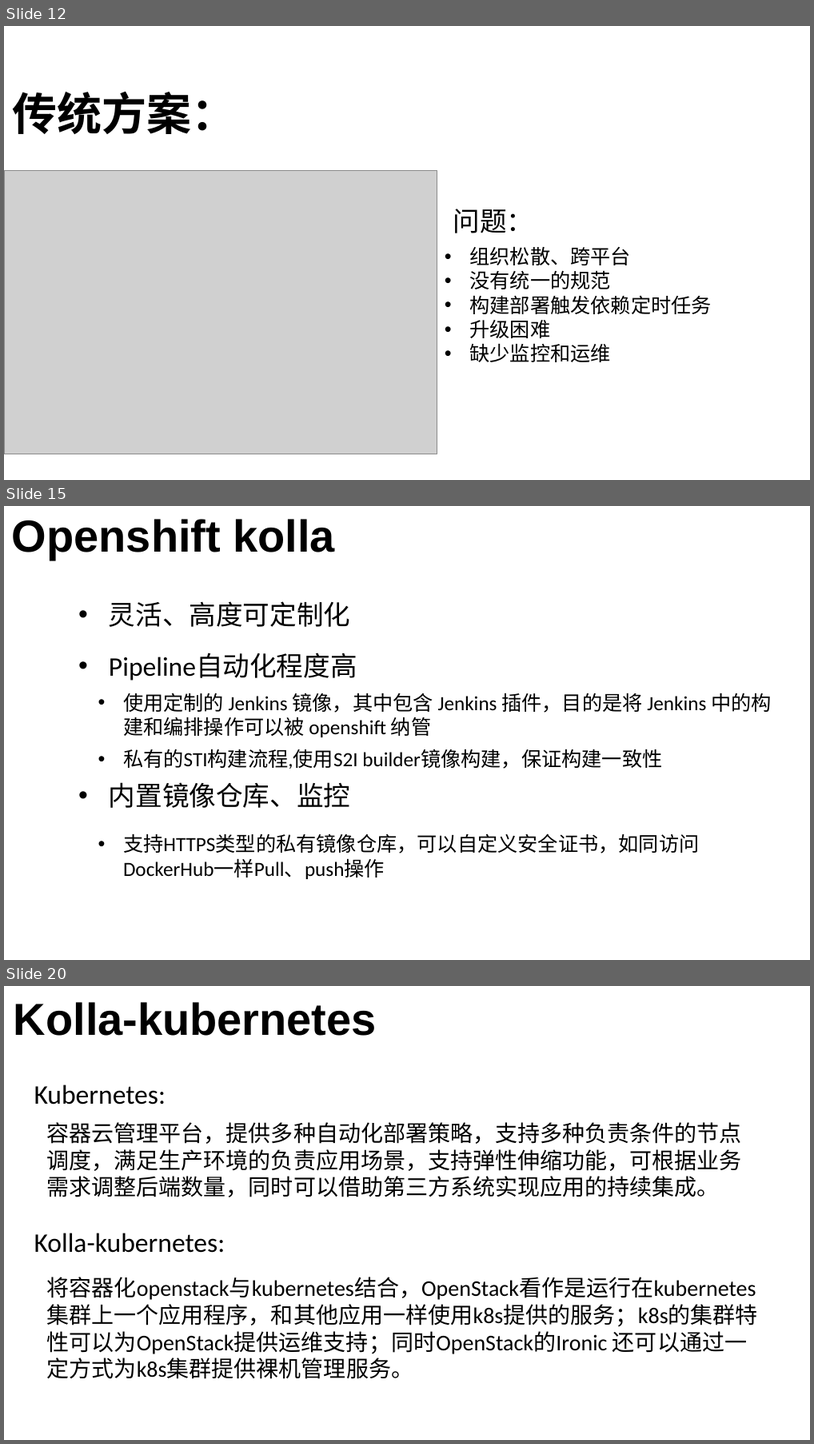
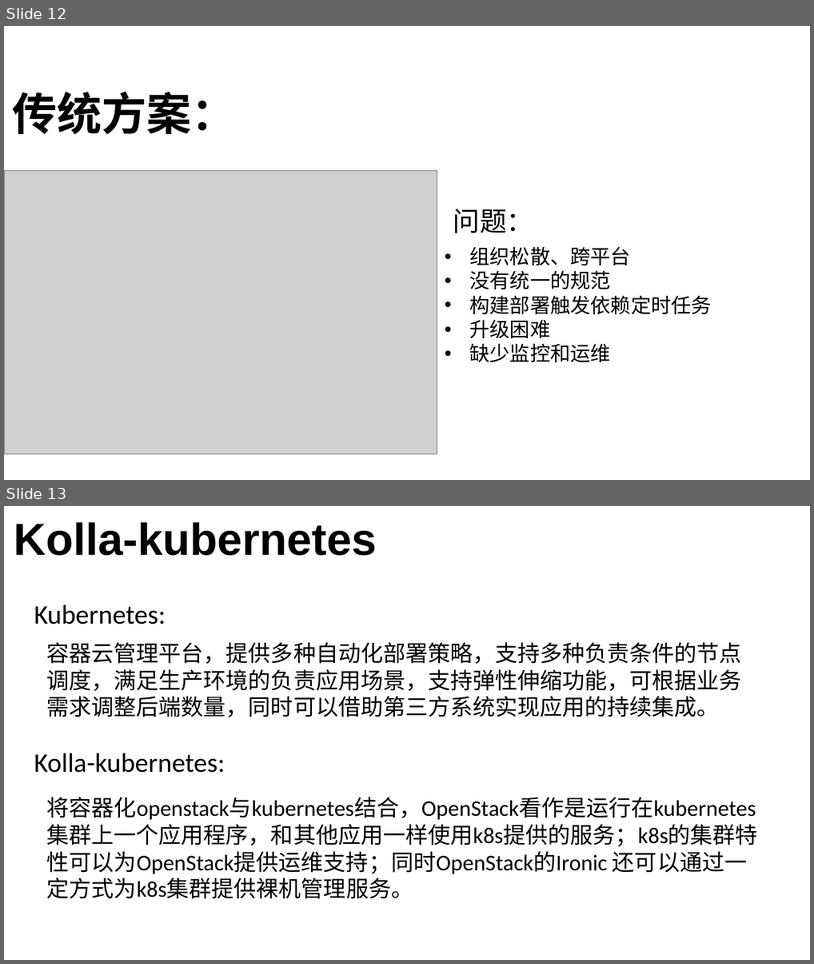
Before and after one commit to lyj7890/openinfra.session, a slide deck: OpenStack容器化持续集成与交付实践方案.pptx. Shown one above the other, each under a label of ours: slides 12, 15 and 20 before the commit, slides 12 and 13 after it; the slides between them are not shown. The pictures are 814x1444 and 814x964 pixels, drawn with LibreOffice and Linux fonts; fonts in the diff are those of the drawing; grey boxes stand for pictures; background and template pictures are left out. Boxes give left, top, right and bottom in pixels: in the first picture for what was removed or moved away, otherwise in the second. Text is boxed around its words. In the diff, an @@ line names an element or a change of style, - is before the commit and + after.

```diff
--- a/OpenStack容器化持续集成与交付实践方案.pptx
+++ b/OpenStack容器化持续集成与交付实践方案.pptx
@@ slide 15 removed at (4, 506, 810, 960), background picture (left out) @@
@@ text removed at (12, 519, 334, 560) @@
-Openshift kolla
@@ text removed at (109, 601, 350, 627) @@
-• 灵活、高度可定制化
@@ text removed at (109, 654, 358, 680) @@
-• Pipeline自动化程度高
@@ text removed at (123, 692, 772, 737) @@
-• 使用定制的 Jenkins 镜像，其中包含 Jenkins 插件，目的是将 Jenkins 中的构建和编排操作可以被 openshift 纳管
@@ text removed at (123, 748, 662, 768) @@
-• 私有的STI构建流程,使用S2I builder镜像构建，保证构建一致性
@@ text removed at (109, 782, 350, 808) @@
-• 内置镜像仓库、监控
@@ text removed at (123, 833, 699, 879) @@
-• 支持HTTPS类型的私有镜像仓库，可以自定义安全证书，如同访问DockerHub一样Pull、push操作
@@ what was slide 20 is now slide 13 @@
```
Also in this commit, not shown: 6 other slides removed.
